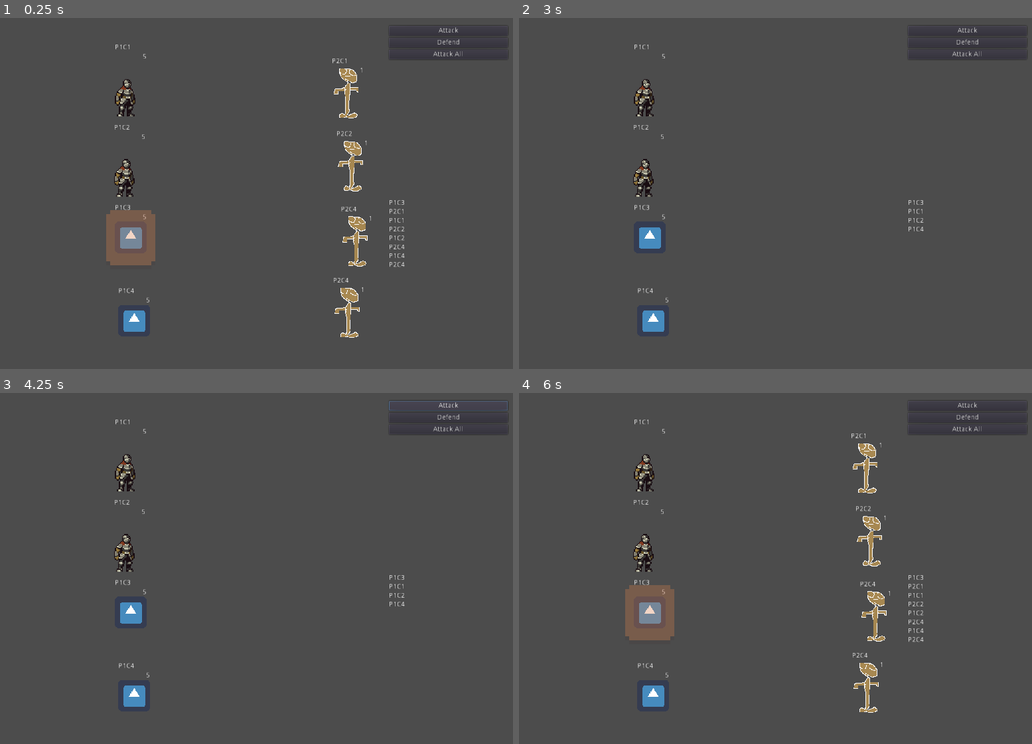
Above: before the commit, frames 1-4 (two rows, left to right).
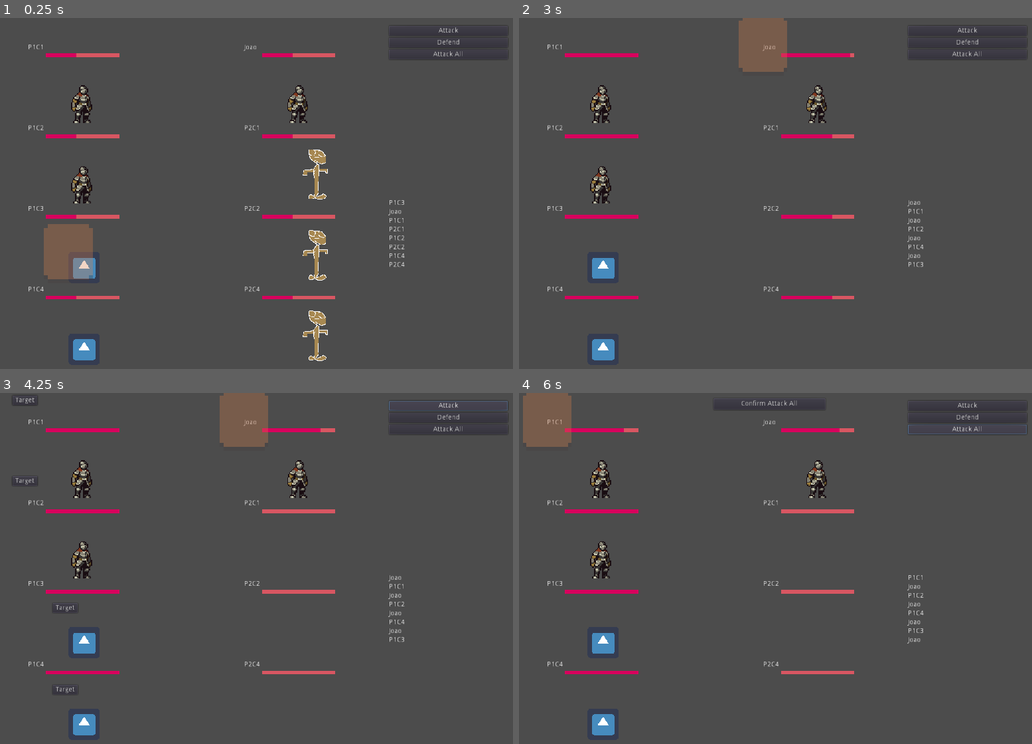
Above: after the commit, the same moments.

Repository: SiTOTG/Magic-Wars
Game: Godot game, scene res://Main.tscn
Two runs of this game, one before a commit and one after it. Both use one fixed random seed, a clock stepped at 60 frames per second and the inputs below. The engine's default icon, where the game draws it, is replaced by a stand-in: a white triangle on a blue panel in a dark square.
Inputs (mouse positions are in pixels of both pictures, inside the frame that each line leads up to):
- Up to frame 1 (0.25 s): no input
- Up to frame 2 (3 s): click "Attack" at 0.5 s; click "Defend" at 1.25 s; click "Attack All" at 2 s; click "Confirm Attack All" at 2.75 s
- Up to frame 3 (4.25 s): click "Attack" at 3.5 s
- Up to frame 4 (6 s): click (544, 400) at 4.25 s, where only the run after the commit has a clickable "Target"; click "Defend" at 5 s; click "Attack All" at 5.75 s

The runs differ from the first frame. In frame 1, 8.1% of the frame differs, in the area x 5-79%, y 7-98%; in frame 2, 5.2%; in frame 3, 5.3%; in frame 4, 7.7%.
Error before the commit: Invalid call. Nonexistent function 'get_groups' in base 'Nil'. (res://Actions/Selectors/Targets/Enemy.gd:7)

Commit message:
Add character slot to improve UI and HP bar

Diff:
--- a/Actions/DummyAttackAll.tres
+++ b/Actions/DummyAttackAll.tres
@@ -15,5 +15,5 @@
 active = false
 action_name = "Attack All"
 shortcut = SubResource( 2 )
-attack_animation = "Attack"
-optional_chain = [ "Special" ]
+attack_animation = "Special"
+optional_chain = [  ]
--- a/Character/CharacterNode.gd
+++ b/Character/CharacterNode.gd
@@ -2,25 +2,18 @@
 extends Sprite
 
 export (Resource) var character = preload("res://Character/Dummy/Dummy.tres") as Character
-export (bool) var visible_name: bool = true setget set_name_visibility
 
 onready var animation_player = $AnimationPlayer
 onready var hp = character.max_hp setget set_hp
-onready var hp_label = $HP
-onready var name_label = $Name
 
 signal death
+signal hp_updated(curhp, maxhp)
 
 var is_defending = false
 
-func _ready():
-	hp_label.text = str(hp)
-	name_label.visible = visible_name
-	name_label.text = character.characterName
-
 func set_hp(value):
 	hp = int(clamp(value, 0, character.max_hp))
-	hp_label.text = str(hp)
+	emit_signal("hp_updated", hp, character.max_hp)
 	if hp == 0:
 		emit_signal("death")
 		queue_free()
@@ -33,10 +26,6 @@
 	if not is_defending:
 		self.hp -= damage
 
-func set_name_visibility(value):
-	visible_name = value
-	name_label.visible = value
-
 func start_turn():
 	is_defending = false
 
--- a/Character/CharacterNode.tscn
+++ b/Character/CharacterNode.tscn
@@ -26,21 +26,5 @@
 anims/Idle = SubResource( 2 )
 anims/Special = SubResource( 3 )
 
-[node name="HP" type="Label" parent="."]
-margin_left = -32.0
-margin_top = -48.0
-margin_right = 32.0
-margin_bottom = -34.0
-text = "5"
-align = 2
-
 [node name="Top" type="Node2D" parent="."]
 position = Vector2( -32, -48 )
-
-[node name="Name" type="Label" parent="."]
-margin_left = -32.0
-margin_top = -67.0
-margin_right = 32.0
-margin_bottom = -53.0
-text = "Name"
-clip_text = true
--- /dev/null
+++ b/Character/CharacterSlot.gd
@@ -0,0 +1,49 @@
+tool
+extends Control
+
+var character: CharacterNode = null
+var hpbar: TextureRect
+var current_hpbar: TextureRect
+var nameLabel: Label
+
+func _ready():
+	init_ready()
+
+func init_ready():
+	hpbar = $hpbar
+	current_hpbar = $hpbar/current
+
+	for child in get_children():
+		if child is CharacterNode:
+			init_character(child)
+			break
+
+
+func init_character(child: CharacterNode):
+	character = child
+	character.centered = false
+	character.connect("hp_updated", self, "_on_hp_updated")
+	nameLabel = $NameLabel
+	nameLabel.text = character.character.characterName
+	update_hp_bar(character.hp, character.character.max_hp)
+
+func _on_hp_updated(hp, max_hp):
+	update_hp_bar(hp, max_hp)
+
+func update_hp_bar(hp, max_hp):
+	var hp_rate = 1.0*hp/max_hp
+	var tween = get_tree().create_tween()
+	var before = current_hpbar.rect_size
+	var end = Vector2(before)
+	end.x = int(hp_rate*hpbar.rect_size.x)
+	tween.tween_property(current_hpbar, "rect_size", end, 0.6)
+
+#	current_hpbar.rect_size.x = int(hp_rate*hpbar.rect_size.x)
+
+func _get_configuration_warning():
+	for child in get_children():
+		if child is CharacterNode:
+			if child.centered:
+				return "Remove centered in order to fit in the UI"
+			return ""
+	return "Needs to have a CharacterNode to work."
--- /dev/null
+++ b/Character/CharacterSlot.tscn
@@ -0,0 +1,38 @@
+[gd_scene load_steps=4 format=2]
+
+[ext_resource path="res://Character/CharacterSlot.gd" type="Script" id=2]
+[ext_resource path="res://Assets/hp/progress.png" type="Texture" id=3]
+[ext_resource path="res://Assets/hp/under.png" type="Texture" id=4]
+
+[node name="CharacterSlot" type="Control"]
+margin_right = 288.0
+margin_bottom = 160.0
+rect_min_size = Vector2( 240, 160 )
+script = ExtResource( 2 )
+
+[node name="ReferenceRect" type="ReferenceRect" parent="."]
+anchor_right = 1.0
+anchor_bottom = 1.0
+
+[node name="hpbar" type="TextureRect" parent="."]
+anchor_left = 0.5
+anchor_right = 0.5
+margin_left = -108.0
+margin_top = 19.0
+margin_right = 42.0
+margin_bottom = 27.0
+texture = ExtResource( 4 )
+stretch_mode = 2
+
+[node name="current" type="TextureRect" parent="hpbar"]
+anchor_right = 1.0
+anchor_bottom = 1.0
+margin_right = -288.0
+texture = ExtResource( 3 )
+expand = true
+stretch_mode = 2
+
+[node name="NameLabel" type="Label" parent="."]
+margin_right = 134.0
+margin_bottom = 14.0
+text = "Name"
--- a/Main.gd
+++ b/Main.gd
@@ -1,4 +1,4 @@
-extends Node2D
+extends Control
 
 export (Array, Resource) var actions = []
 
--- a/Main.tscn
+++ b/Main.tscn
@@ -10,6 +10,28 @@
 [ext_resource path="res://Actions/DummyDefend.tres" type="Resource" id=8]
 [ext_resource path="res://Actions/DummyAttackAll.tres" type="Resource" id=9]
 [ext_resource path="res://Assets/dummy.png" type="Texture" id=10]
+[ext_resource path="res://Character/CharacterSlot.tscn" type="PackedScene" id=11]
+
+[sub_resource type="Resource" id=4]
+script = ExtResource( 5 )
+speed = 1
+characterName = "P2C1"
+max_hp = 1
+damage = 1
+
+[sub_resource type="Resource" id=5]
+script = ExtResource( 5 )
+speed = 1
+characterName = "P2C2"
+max_hp = 1
+damage = 1
+
+[sub_resource type="Resource" id=6]
+script = ExtResource( 5 )
+speed = 1
+characterName = "P2C4"
+max_hp = 1
+damage = 1
 
 [sub_resource type="Resource" id=1]
 script = ExtResource( 5 )
@@ -40,28 +62,9 @@
 max_hp = 5
 damage = 1
 
-[sub_resource type="Resource" id=4]
-script = ExtResource( 5 )
-speed = 1
-characterName = "P2C1"
-max_hp = 1
-damage = 1
-
-[sub_resource type="Resource" id=5]
-script = ExtResource( 5 )
-speed = 1
-characterName = "P2C2"
-max_hp = 1
-damage = 1
-
-[sub_resource type="Resource" id=6]
-script = ExtResource( 5 )
-speed = 1
-characterName = "P2C4"
-max_hp = 1
-damage = 1
-
-[node name="Main" type="Node2D"]
+[node name="Main" type="Control"]
+anchor_right = 1.0
+anchor_bottom = 1.0
 script = ExtResource( 2 )
 actions = [ ExtResource( 7 ), ExtResource( 8 ), ExtResource( 9 ) ]
 
@@ -97,38 +100,88 @@
 
 [node name="YSort" type="YSort" parent="."]
 
-[node name="CharacterNode1" parent="YSort" groups=["P1 Characters"] instance=ExtResource( 1 )]
-position = Vector2( 296, 120 )
+[node name="P2" type="VBoxContainer" parent="."]
+anchor_left = 1.0
+anchor_right = 1.0
+anchor_bottom = 1.0
+margin_left = -553.0
+margin_top = 53.0
+margin_right = -265.0
+margin_bottom = -7.0
+
+[node name="CharacterSlot" parent="P2" instance=ExtResource( 11 )]
+
+[node name="Joao" parent="P2/CharacterSlot" groups=["P2 Characters"] instance=ExtResource( 1 )]
+centered = false
+__meta__ = {
+"_edit_group_": true
+}
+
+[node name="CharacterSlot2" parent="P2" instance=ExtResource( 11 )]
+margin_top = 164.0
+margin_bottom = 324.0
+
+[node name="CharacterNode5" parent="P2/CharacterSlot2" groups=["P2 Characters"] instance=ExtResource( 4 )]
+position = Vector2( 100, 32 )
+texture = ExtResource( 10 )
+centered = false
+character = SubResource( 4 )
+
+[node name="CharacterSlot3" parent="P2" instance=ExtResource( 11 )]
+margin_top = 328.0
+margin_bottom = 488.0
+
+[node name="CharacterNode6" parent="P2/CharacterSlot3" groups=["P2 Characters"] instance=ExtResource( 4 )]
+position = Vector2( 100, 32 )
+texture = ExtResource( 10 )
+centered = false
+character = SubResource( 5 )
+
+[node name="CharacterSlot4" parent="P2" instance=ExtResource( 11 )]
+margin_top = 492.0
+margin_bottom = 652.0
+
+[node name="CharacterNode8" parent="P2/CharacterSlot4" groups=["P2 Characters"] instance=ExtResource( 4 )]
+position = Vector2( 100, 32 )
+texture = ExtResource( 10 )
+centered = false
+character = SubResource( 6 )
+
+[node name="P1" type="VBoxContainer" parent="."]
+anchor_bottom = 1.0
+margin_left = 87.0
+margin_top = 53.0
+margin_right = 375.0
+margin_bottom = -7.0
+
+[node name="CharacterSlot" parent="P1" instance=ExtResource( 11 )]
+
+[node name="CharacterNode1" parent="P1/CharacterSlot" groups=["P1 Characters"] instance=ExtResource( 1 )]
+centered = false
 character = SubResource( 1 )
 
-[node name="CharacterNode2" parent="YSort" groups=["P1 Characters"] instance=ExtResource( 1 )]
-position = Vector2( 294, 283 )
+[node name="CharacterSlot2" parent="P1" instance=ExtResource( 11 )]
+margin_top = 164.0
+margin_bottom = 324.0
+
+[node name="CharacterNode2" parent="P1/CharacterSlot2" groups=["P1 Characters"] instance=ExtResource( 1 )]
+centered = false
 character = SubResource( 2 )
 
-[node name="CharacterNode3" parent="YSort" groups=["P1 Characters"] instance=ExtResource( 4 )]
-position = Vector2( 296, 446 )
+[node name="CharacterSlot3" parent="P1" instance=ExtResource( 11 )]
+margin_top = 328.0
+margin_bottom = 488.0
+
+[node name="CharacterNode3" parent="P1/CharacterSlot3" groups=["P1 Characters"] instance=ExtResource( 4 )]
+position = Vector2( 82, 94 )
+centered = false
 character = SubResource( 7 )
 
-[node name="CharacterNode4" parent="YSort" groups=["P1 Characters"] instance=ExtResource( 4 )]
-position = Vector2( 303, 615 )
+[node name="CharacterSlot4" parent="P1" instance=ExtResource( 11 )]
+margin_top = 492.0
+margin_bottom = 652.0
+
+[node name="CharacterNode4" parent="P1/CharacterSlot4" groups=["P1 Characters"] instance=ExtResource( 4 )]
+position = Vector2( 82, 96 )
+centered = false
 character = SubResource( 3 )
-
-[node name="CharacterNode5" parent="YSort" groups=["P2 Characters"] instance=ExtResource( 4 )]
-position = Vector2( 738, 148 )
-texture = ExtResource( 10 )
-character = SubResource( 4 )
-
-[node name="CharacterNode6" parent="YSort" groups=["P2 Characters"] instance=ExtResource( 4 )]
-position = Vector2( 747, 296 )
-texture = ExtResource( 10 )
-character = SubResource( 5 )
-
-[node name="CharacterNode7" parent="YSort" groups=["P2 Characters"] instance=ExtResource( 4 )]
-position = Vector2( 756, 449 )
-texture = ExtResource( 10 )
-character = SubResource( 6 )
-
-[node name="CharacterNode8" parent="YSort" groups=["P2 Characters"] instance=ExtResource( 4 )]
-position = Vector2( 740, 594 )
-texture = ExtResource( 10 )
-character = SubResource( 6 )
Binary file added: Assets/hp/progress.aseprite
Binary file added: Assets/hp/progress.png
Not shown, added: Assets/hp/progress.png.import
Binary file added: Assets/hp/under.png
Not shown, added: Assets/hp/under.png.import
Not shown: 1 places in Main.tscn that only renumber resources
